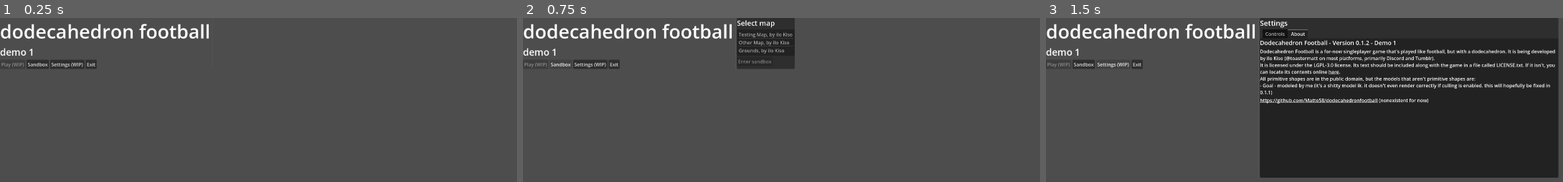
Above: before the commit, frames 1-3 (left to right).
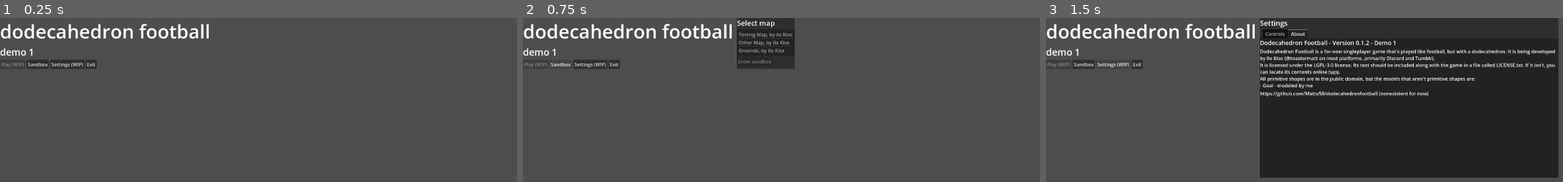
Above: after the commit, the same moments.

Repository: Matto58/dodecahedronfootball
Game: Godot game, scene res://scenes/main_menu.tscn
Same seed, same stepped clock (60 frames per second), same inputs: the game is played once before the commit and once after it.
Inputs:
- Up to frame 1 (0.25 s): no input
- Up to frame 2 (0.75 s): click "Sandbox" at 0.5 s
- Up to frame 3 (1.5 s): click "Settings (WIP)" at 1.25 s

The runs differ from the first frame. In frame 3, 1.7% of the frame differs, in the area x 41-98%, y 40-53%.

Commit message:
i completely forgot to change this text. this model was fixed

Diff:
--- a/scenes/main_menu.tscn
+++ b/scenes/main_menu.tscn
@@ -187,7 +187,7 @@
 text = "Dodecahedron Football is a for-now singleplayer game that's played like football, but with a dodecahedron. It is being developed by ilo Kiso (@toastermatt on most platforms, primarily Discord and Tumblr).
 It is licensed under the LGPL-3.0 license. Its text should be included along with the game in a file called LICENSE.txt. If it isn't, you can locate its contents online [url href=\"https://raw.githubusercontent.com/spdx/license-list-data/e6ccb09/text/LGPL-3.0-or-later.txt\"]here[/url].
 All primitive shapes are in the public domain, but the models that aren't primitive shapes are:
-- Goal - modeled by me (it's a shitty model ik. it doesn't even render correctly if culling is enabled. this will hopefully be fixed in 0.1.1)"
+- Goal - modeled by me"
 fit_content = true
 
 [node name="githuburl" type="RichTextLabel" parent="HBoxContainer/PanelContainer2/settoing/TabContainer/About" unique_id=89216769]
